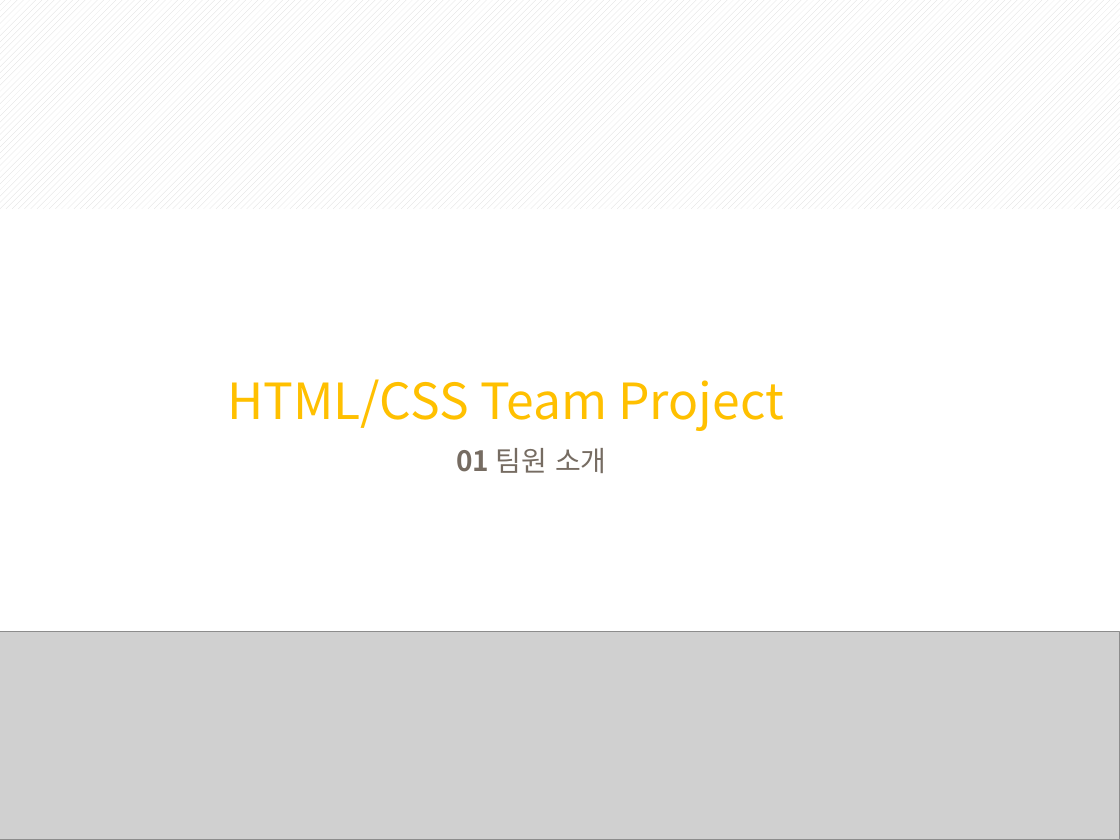
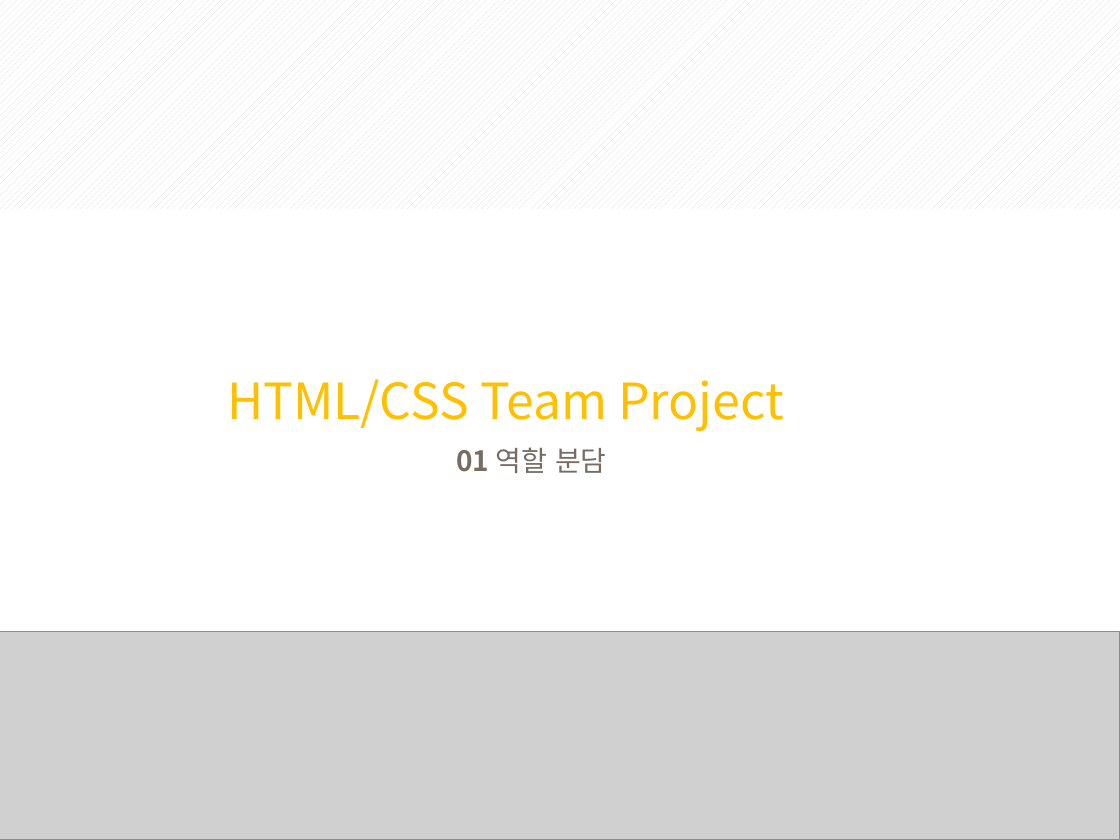
Before and after one commit to jeseung2/teamproject, a slide deck: slide 3 of pjt/teamPjt.pptx. Drawn at 1120x840 pixels with LibreOffice and Linux fonts; fonts in the diff are those of the drawing; grey boxes stand for pictures. Boxes give left, top, right and bottom in pixels: in the first picture for what was removed or moved away, otherwise in the second. Text is boxed around its words. In the diff, an @@ line names an element or a change of style, - is before the commit and + after.

```diff
--- a/pjt/teamPjt.pptx
+++ b/pjt/teamPjt.pptx
@@ text at <box>456,447,607,473</box>: text changed @@
-01 팀원 소개
+01 역할 분담
```
Also in this commit, not shown: 3 other slides changed, 6 slides added.
